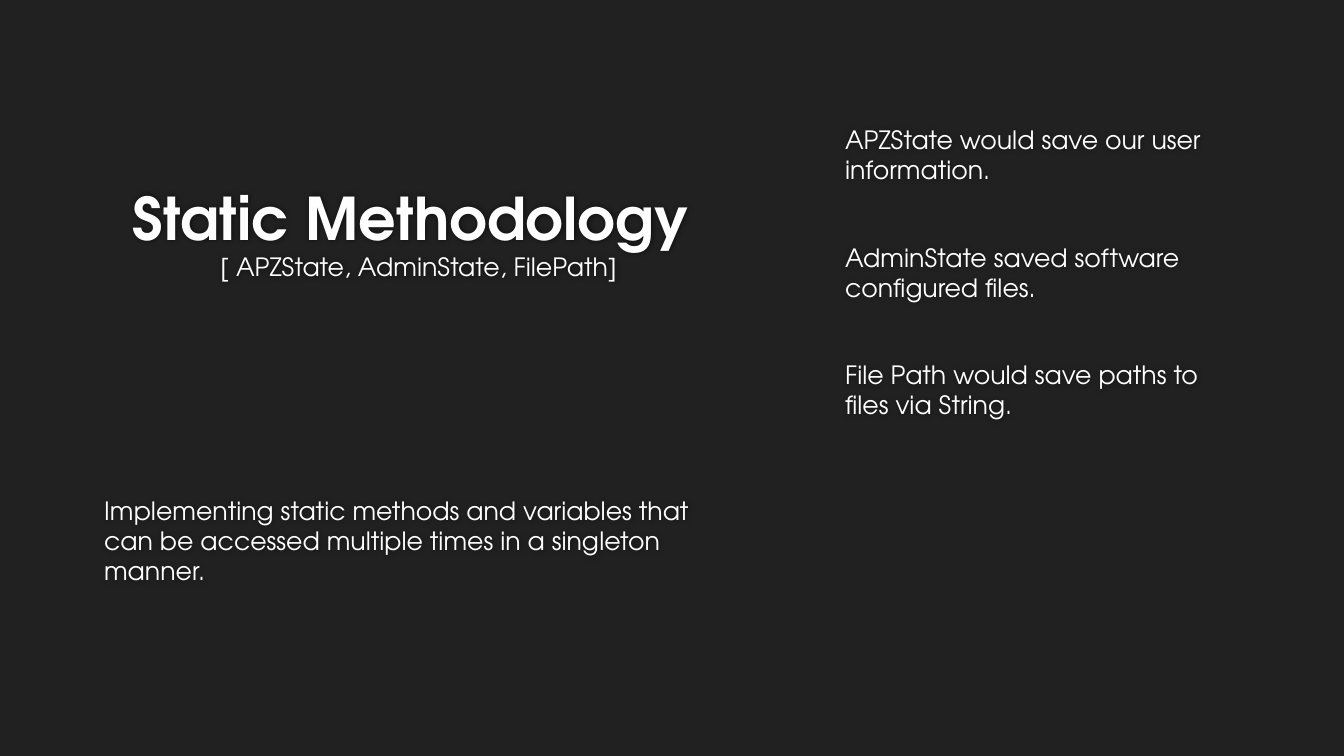
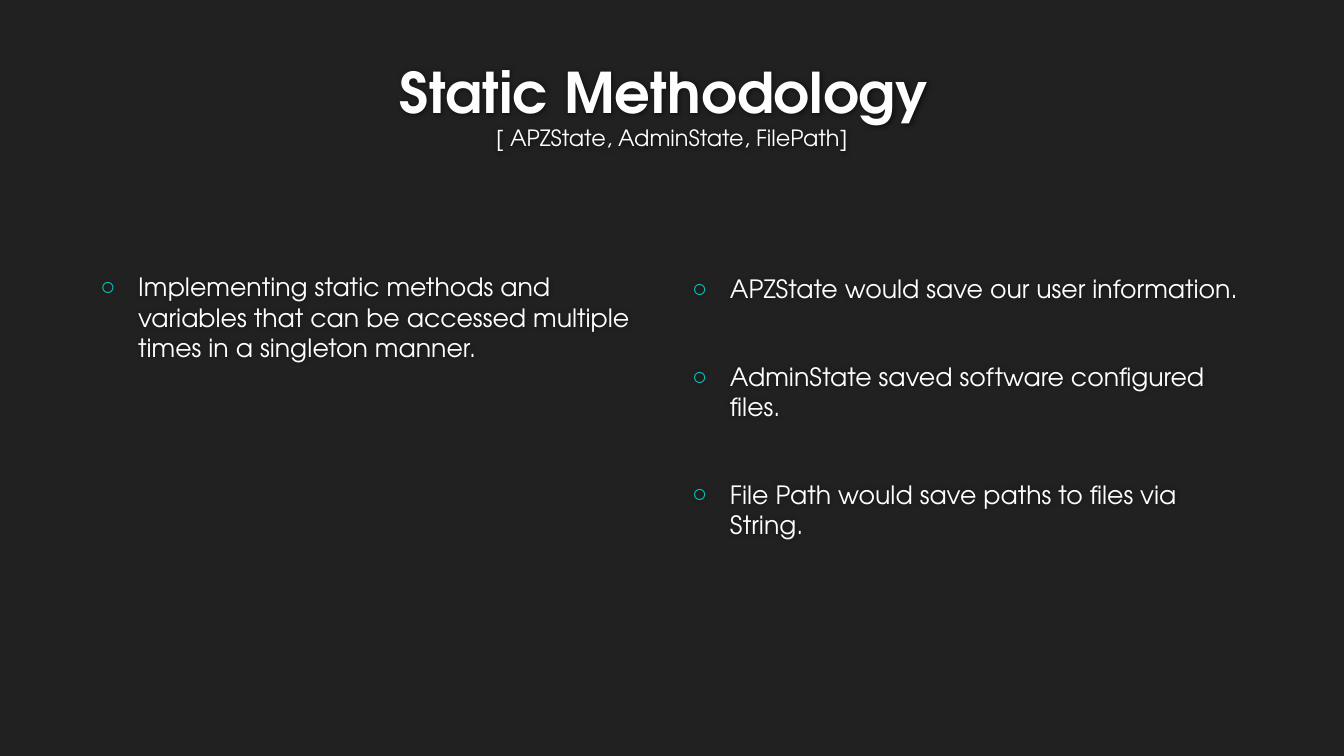
Before and after one commit to recursor94/CSC-380-Project, a slide deck: slide 5 of CSC380 Final Presentation.pptx (slide 6 before the commit). Drawn at 1344x756 pixels with LibreOffice and Linux fonts; fonts in the diff are those of the drawing; background and template pictures are left out. Boxes give left, top, right and bottom in pixels: in the first picture for what was removed or moved away, otherwise in the second. Text is boxed around its words. In the diff, an @@ line names an element or a change of style, - is before the commit and + after.

```diff
--- a/CSC380 Final Presentation.pptx
+++ b/CSC380 Final Presentation.pptx
@@ title "Static Methodology [ APZState, AdminState, ...": place and size @@
-title "Static Methodology [ APZState, AdminState, ..." at (133,195,688,282)
+title "Static Methodology [ APZState, AdminState, ..." at (400,70,928,151)
@@ title "Static Methodology [ APZState, AdminState, ..." at (400,70,928,151): size 42 to 40 pt in "Static Methodology"; size 18 to 16 pt in "[ APZState, AdminState, FilePath]" @@
@@ text "Implementing static methods and variables ..." at (138,277,629,363): bullet none to ○; vertical alignment top to middle @@
@@ text "Implementing static methods and variables ...": place and size @@
-text "Implementing static methods and variables ..." at (104,501,689,581)
+text "Implementing static methods and variables ..." at (138,277,629,363)
@@ text "APZState would save our user ...": place and size @@
-text "APZState would save our user ..." at (845,130,1201,420)
+text "APZState would save our user ..." at (730,279,1237,540)
@@ text "APZState would save our user ..." at (730,279,1237,540): bullet none to ○; vertical alignment top to middle @@
```
Also in this commit, not shown: 5 other slides changed, 1 slide added, 1 slide removed.
